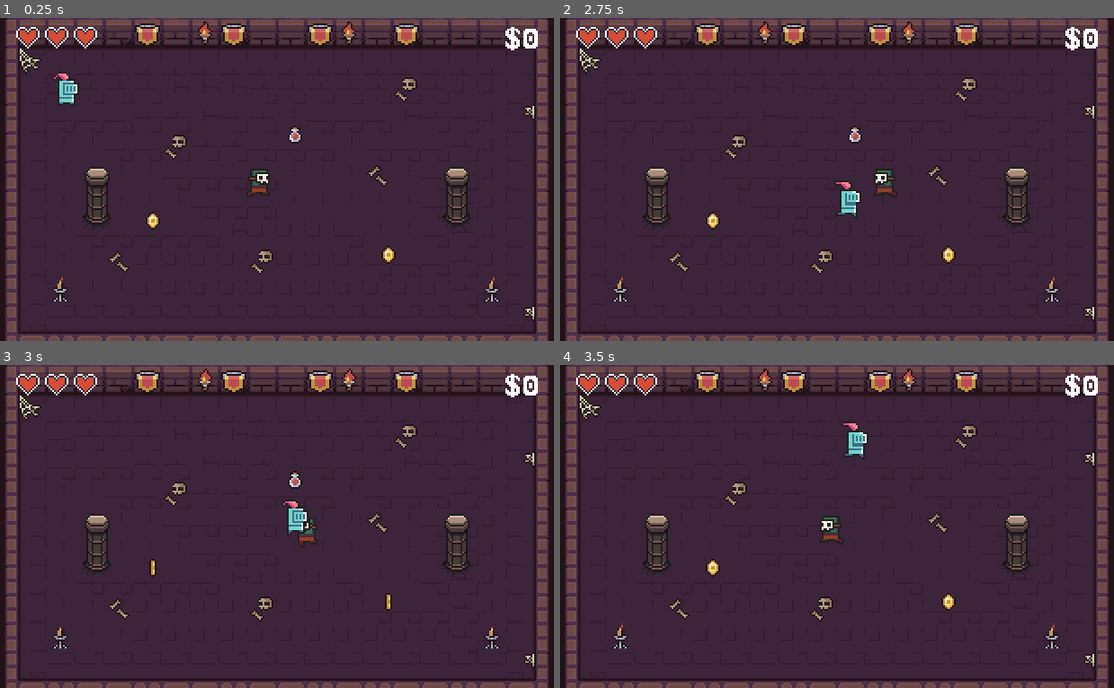
Above: before the commit, frames 1-4 (two rows, left to right).
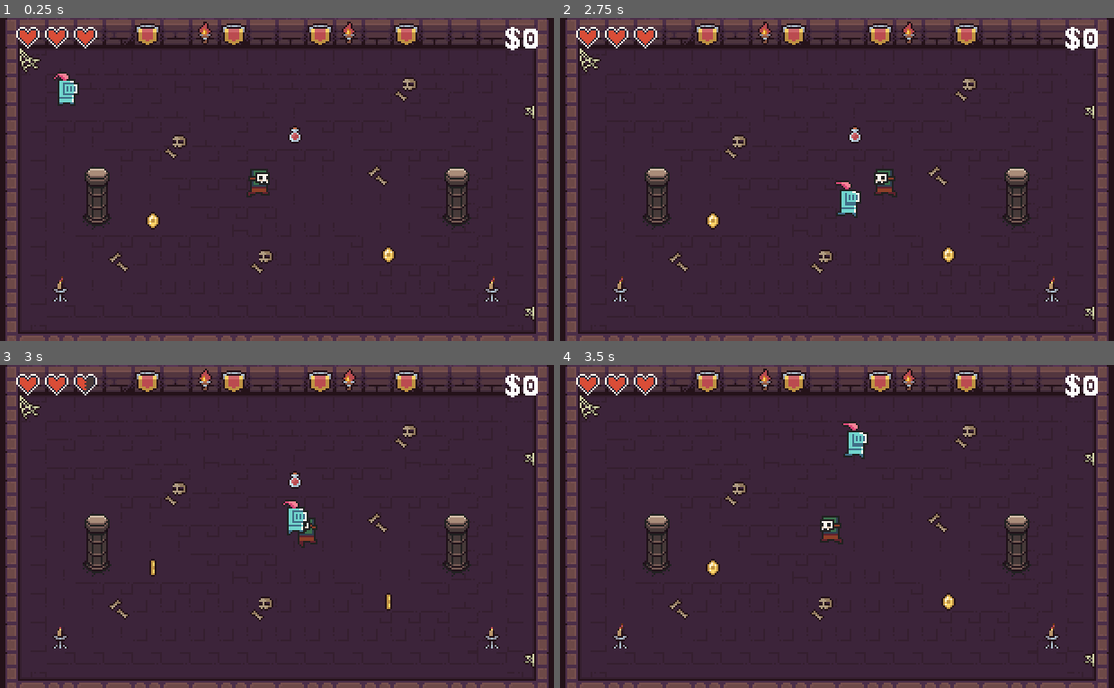
Above: after the commit, the same moments.

Repository: eleniums/dungeon-crawler
Game: Godot game, scene res://levels/sandbox/Sandbox.tscn
The game is run twice, just before and just after one commit, with the same random seed, the same clock (stepped at 60 frames per second) and the same inputs.
Inputs:
- Up to frame 1 (0.25 s): no input
- Up to frame 2 (2.75 s): hold Right (ui_right) 0.53-1.28 s; hold Down (ui_down) 1.28-2.03 s; hold Right (ui_right) from 2.03 s (still down)
- Up to frame 3 (3 s): release Right (ui_right) at 2.78 s; hold Up (ui_up) from 2.78 s (still down)
- Up to frame 4 (3.5 s): keep holding Up (ui_up)

Frames 1-2 are identical in both runs. In frame 3, less than 0.1% of the frame differs, in the area x 15-17%, y 3-9%; in frame 4, nothing differs.

Commit message:
Player takes damage when touching enemy

Diff:
--- a/characters/enemies/skull_face/SkullFace.gd
+++ b/characters/enemies/skull_face/SkullFace.gd
@@ -2,6 +2,7 @@
 
 export var MOVE_SPEED = 40
 export var DIRECTION = Vector2.RIGHT
+export var TOUCH_DAMAGE = 1
 
 var _velocity = Vector2()
 var _timer = 0
@@ -52,3 +53,7 @@
 		$AnimatedSprite.animation = "idle"
 
 	_velocity = move_and_slide(_velocity, Vector2.UP)
+
+
+func _on_Hitbox_area_entered(area):
+	Stats.hurt_player(TOUCH_DAMAGE)
--- a/characters/enemies/skull_face/SkullFace.tscn
+++ b/characters/enemies/skull_face/SkullFace.tscn
@@ -61,6 +61,7 @@
 [node name="AnimatedSprite" type="AnimatedSprite" parent="."]
 frames = SubResource( 9 )
 animation = "idle"
+frame = 2
 playing = true
 
 [node name="CollisionShape2D" type="CollisionShape2D" parent="."]
@@ -74,3 +75,5 @@
 [node name="CollisionShape2D" type="CollisionShape2D" parent="Hitbox"]
 position = Vector2( 0, 8.5 )
 shape = SubResource( 11 )
+
+[connection signal="area_entered" from="Hitbox" to="." method="_on_Hitbox_area_entered"]
--- a/characters/player/Stats.gd
+++ b/characters/player/Stats.gd
@@ -13,3 +13,6 @@
 # Called every frame. 'delta' is the elapsed time since the previous frame.
 #func _process(delta):
 #	pass
+
+func hurt_player(damage):
+	current_hp -= damage
